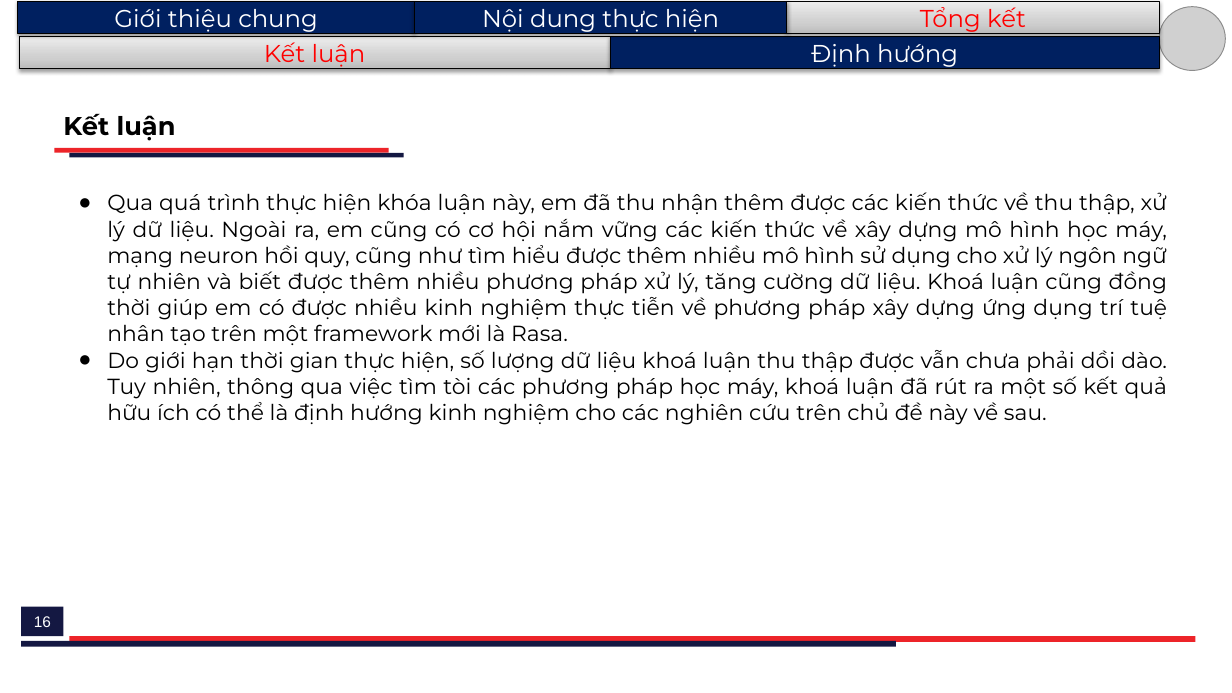
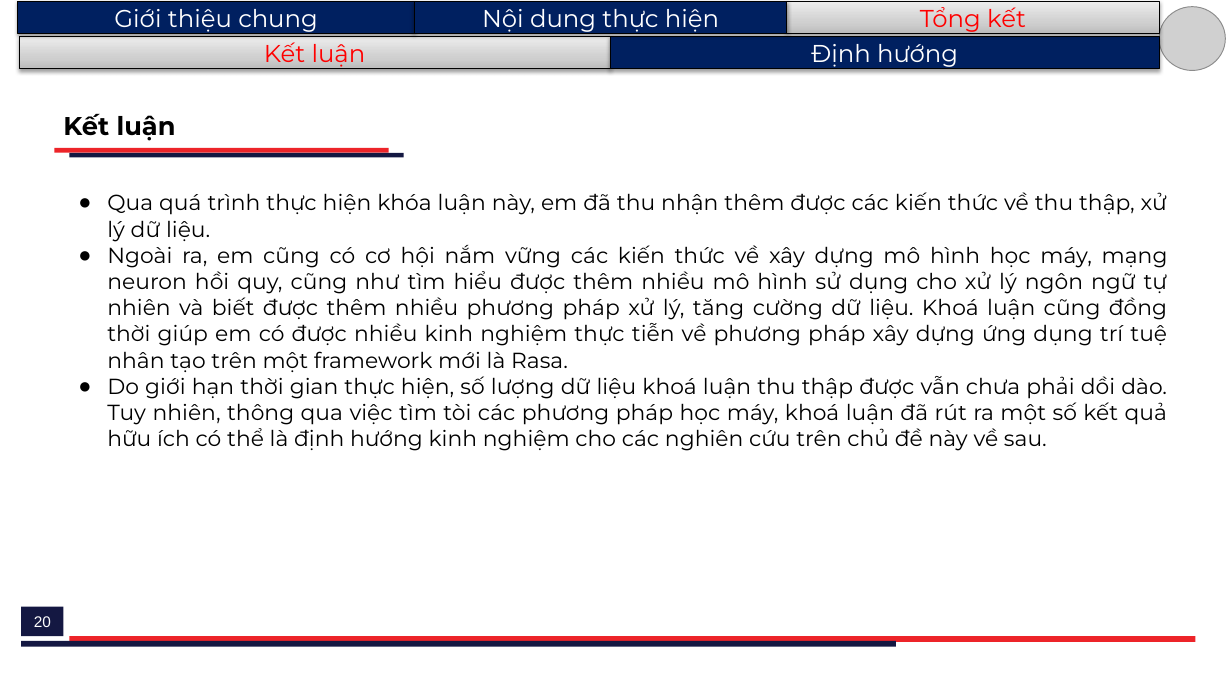
Before and after one commit to H4ll3y/Rasa-Consultant, a slide deck: slide 20 of doc/A37134_LeQuangHuy.pptx (slide 16 before the commit). Drawn at 1232x693 pixels with LibreOffice and Linux fonts; fonts in the diff are those of the drawing; grey boxes stand for pictures. Boxes give left, top, right and bottom in pixels: in the first picture for what was removed or moved away, otherwise in the second. Text is boxed around its words. In the diff, an @@ line names an element or a change of style, - is before the commit and + after.

```diff
--- a/doc/A37134_LeQuangHuy.pptx
+++ b/doc/A37134_LeQuangHuy.pptx
@@ text at [107, 192, 1168, 372]: text changed @@
-● Qua quá trình thực hiện khóa luận này, em đã thu nhận thêm được các kiến thức về thu thập, xử lý dữ liệu. Ngoài ra, em cũng có cơ hội nắm vững các kiến thức về xây dựng mô hình học máy, mạng neuron hồi quy, cũng như tìm hiểu được thêm nhiều mô hình sử dụng cho xử lý ngôn ngữ tự nhiên và biết được thêm nhiều phương pháp xử lý, tăng cường dữ liệu. Khoá luận cũng đồng thời giúp em có được nhiều kinh nghiệm thực tiễn về phương pháp xây dựng ứng dụng trí tuệ nhân tạo trên một framework mới là Rasa.
+● Qua quá trình thực hiện khóa luận này, em đã thu nhận thêm được các kiến thức về thu thập, xử lý dữ liệu.
+● Ngoài ra, em cũng có cơ hội nắm vững các kiến thức về xây dựng mô hình học máy, mạng neuron hồi quy, cũng như tìm hiểu được thêm nhiều mô hình sử dụng cho xử lý ngôn ngữ tự nhiên và biết được thêm nhiều phương pháp xử lý, tăng cường dữ liệu. Khoá luận cũng đồng thời giúp em có được nhiều kinh nghiệm thực tiễn về phương pháp xây dựng ứng dụng trí tuệ nhân tạo trên một framework mới là Rasa.
@@ page number at [34, 616, 51, 627]: text changed @@
-16
+20
```
Also in this commit, not shown: 6 other slides changed, 4 slides added, 2 other files.
